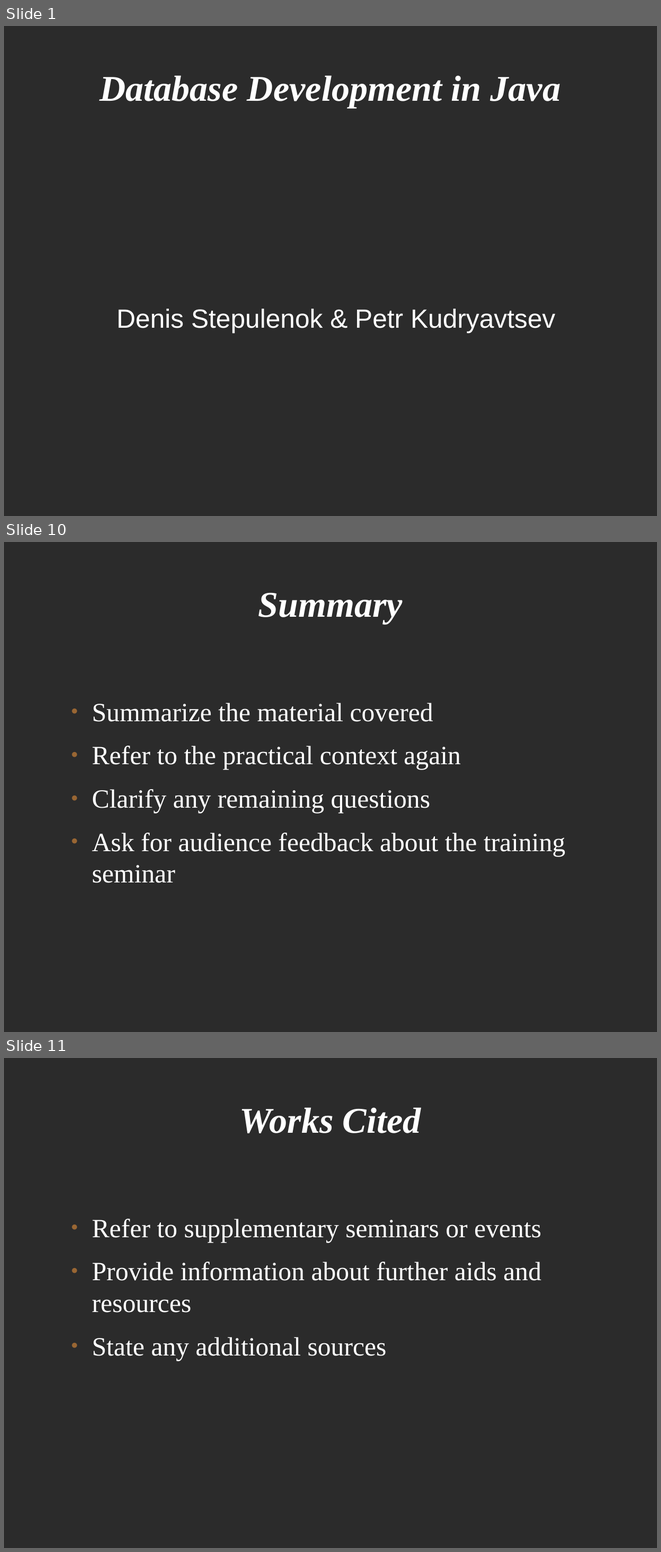
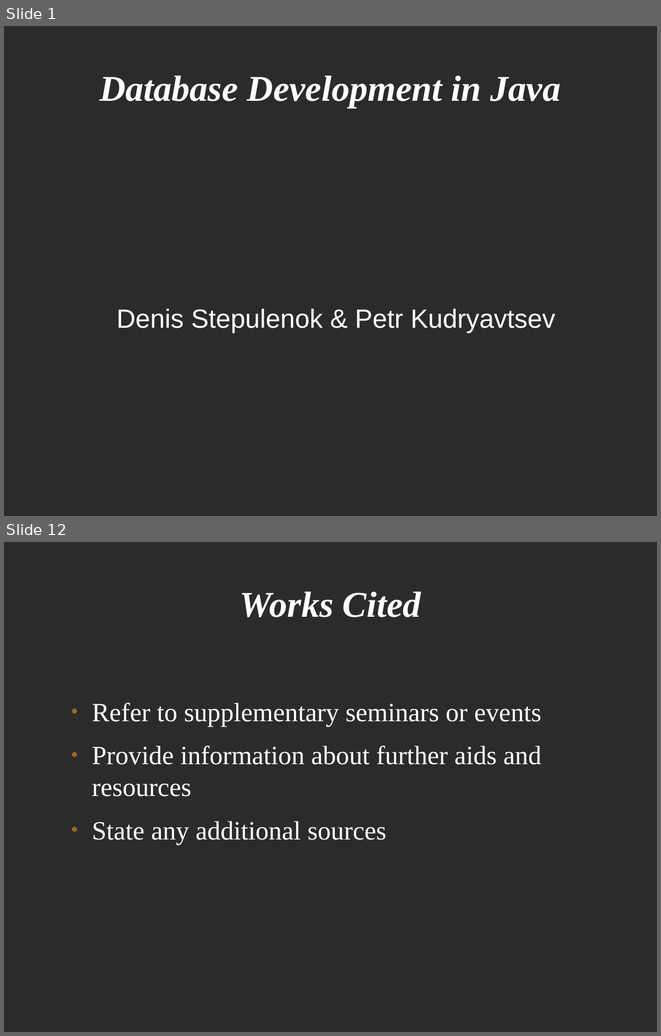
Before and after one commit to levelp/java, a slide deck: Java Databases.odp. Shown one above the other, each under a label of ours: slides 1, 10 and 11 before the commit, slides 1 and 12 after it; the slides between them are not shown. The pictures are 661x1552 and 661x1036 pixels, drawn with LibreOffice and Linux fonts; fonts in the diff are those of the drawing; background and template pictures are left out; a plain dark background stands for a picture behind light text. Boxes give left, top, right and bottom in pixels: in the first picture for what was removed or moved away, otherwise in the second. Text is boxed around its words. In the diff, an @@ line names an element or a change of style, - is before the commit and + after.

```diff
--- a/Java Databases.odp
+++ b/Java Databases.odp
@@ slide 10 removed at [4,542,657,1032], background picture (left out) @@
@@ title removed at [258,592,403,624] @@
-Summary
@@ text removed at [92,703,565,883] @@
-● Summarize the material covered
-● Refer to the practical context again
-● Clarify any remaining questions
-● Ask for audience feedback about the training seminar
@@ what was slide 11 is now slide 12 @@
```
Also in this commit, not shown: 10 slides added, 8 other slides removed, 1 other file.
